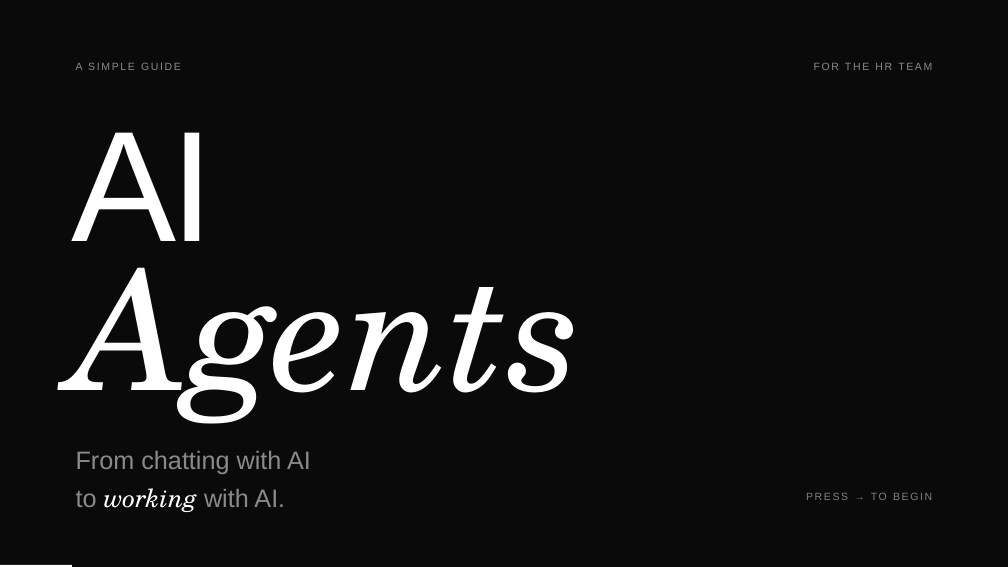
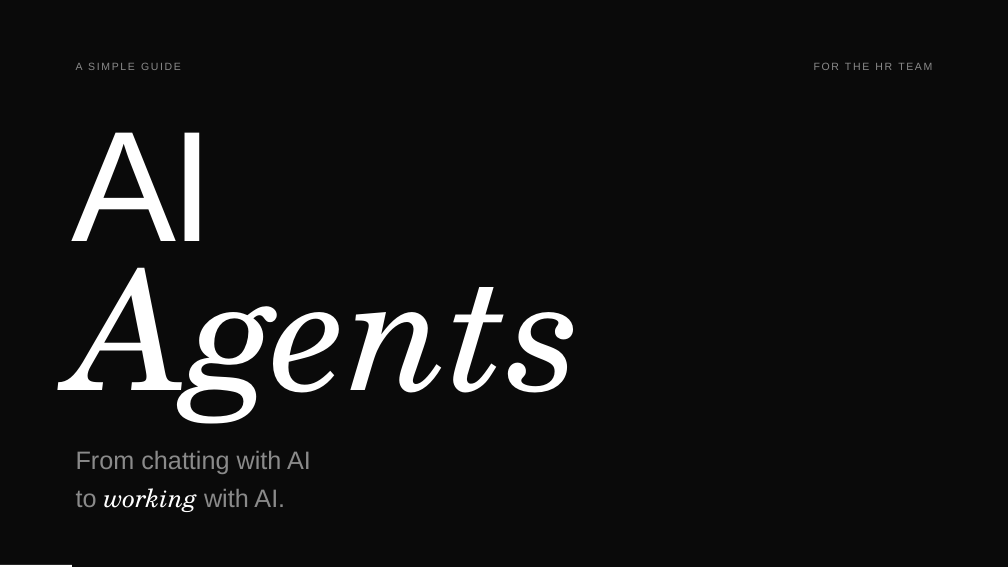
Before and after one commit to christbri/presentation, a slide deck: slide 1 of pptx/AI-Agents.pptx. Drawn at 1008x567 pixels with LibreOffice and Linux fonts; fonts in the diff are those of the drawing. Boxes give left, top, right and bottom in pixels: in the first picture for what was removed or moved away, otherwise in the second. Text is boxed around its words. In the diff, an @@ line names an element or a change of style, - is before the commit and + after.

```diff
--- a/pptx/AI-Agents.pptx
+++ b/pptx/AI-Agents.pptx
@@ background #0A0A0A to #FAFAFA @@
@@ rounded rectangle added at [0, 0, 1008, 567], fill #0A0A0A @@
@@ text removed at [806, 493, 932, 500] @@
-PRESS → TO BEGIN
```
Also in this commit, not shown: 10 other slides changed, 8 other files.
